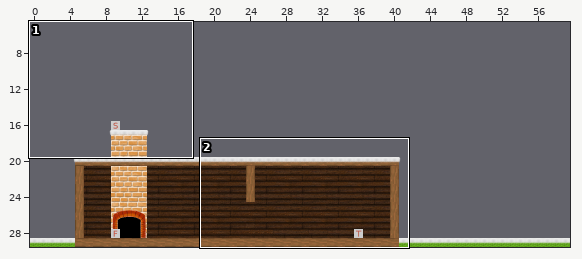
Two versions of a level (Tiled map, assets/levels/house1.tmx). The picture above shows the old version from afar; the outline marks the close-up.
Close-up. As it was:
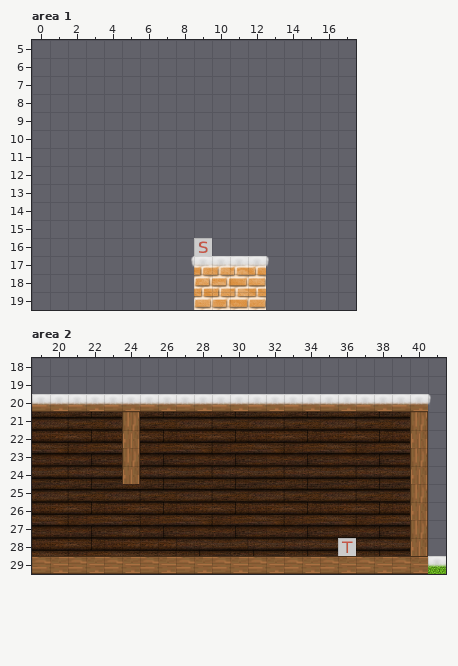
Cells are 32x32 px. Shown: area 1 x 0..17, y 5..19; area 2 x 19..41, y 18..29. The commit also changed other parts of the map, which this record leaves out.
And afterwards:
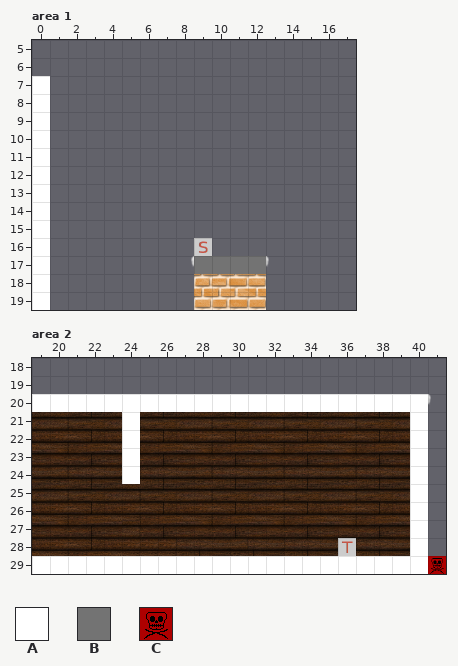
Key: from "Simple": A 1 "normal", B 2 "chimney_top", C 7 "death".
_ is an empty cell.
Tiles of an added or newly shown layer are drawn over the layers below it.
What changed:
Changed rows in their new state; . is an unchanged cell.
Layer "Platforms" (now shown), area 1:
first column x 0:
 7 A............
 8 A............
 9 A............
10 A............
11 A............
12 A............
13 A............
14 A............
15 A............
16 A............
17 A........BBBB
18 A............
19 A............
Layer "Platforms" (now shown), area 2:
first column x 19:
20 AAAAAAAAAAAAAAAAAAAAAA.
21 .....A...............A.
22 .....A...............A.
23 .....A...............A.
24 .....A...............A.
25 .....................A.
26 .....................A.
27 .....................A.
28 .....................A.
29 AAAAAAAAAAAAAAAAAAAAAAC
